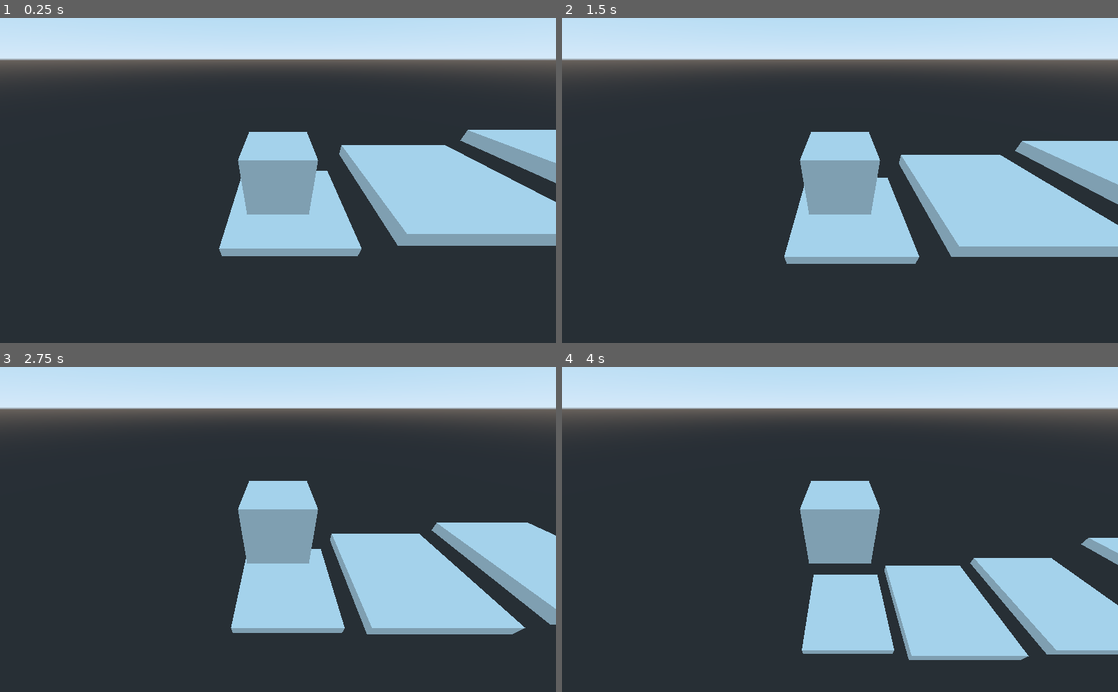
Above: before the commit, frames 1-4 (two rows, left to right).
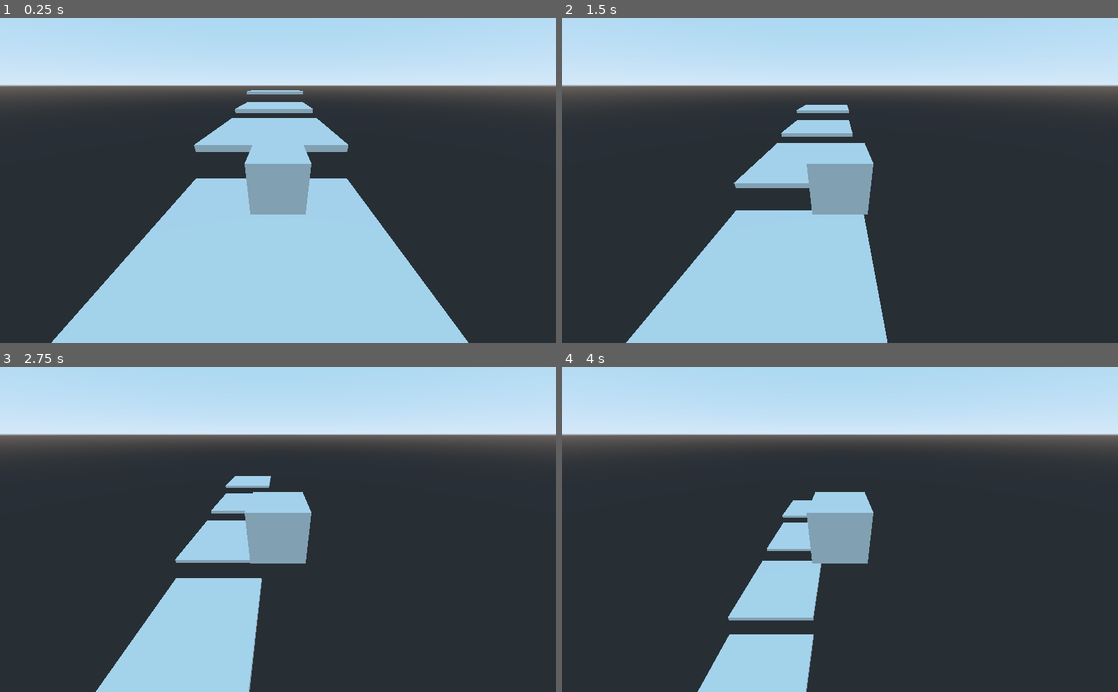
Above: after the commit, the same moments.

Repository: dwlcj/Project2
Game: Godot game, scene res://Main.tscn
Two runs of this game, one before a commit and one after it. Both use one fixed random seed, a clock stepped at 60 frames per second and the inputs below.
Inputs:
- Up to frame 1 (0.25 s): no input
- Up to frame 2 (1.5 s): tap Enter at 0.5 s; hold Right (ui_right) 0.53-1.28 s; hold Space (ui_space, bound only after the commit) 0.53-1.28 s; hold Down (ui_down) from 1.28 s (still down); tap Space (ui_space, bound only after the commit) at 1.35 s
- Up to frame 3 (2.75 s): release Down (ui_down) at 2.03 s; hold Right (ui_right) from 2.03 s (still down); hold Space (ui_space, bound only after the commit) from 2.03 s (still down)
- Up to frame 4 (4 s): release Right (ui_right) at 2.78 s; release Space (ui_space, bound only after the commit) at 2.78 s; hold Up (ui_up) 2.78-3.53 s; tap Space (ui_space, bound only after the commit) at 2.85 s; hold Left (ui_left) from 3.53 s (still down); hold Space (ui_space, bound only after the commit) from 3.53 s (still down)

The runs differ from the first frame. In frame 1, 46% of the frame differs, in the area x 0-100%, y 11-100%; in frame 2, 39%; in frame 3, 35%; in frame 4, 32%.

Commit message:
improve floors and shitty camera control

Diff:
--- /dev/null
+++ b/Camera.gd
@@ -0,0 +1,10 @@
+extends Camera
+
+var ofs = Vector3()
+
+func _ready():
+	ofs = translation
+	print(ofs)
+
+func _process(delta):
+	translation = $"../RigidBody".translation + ofs
--- a/Floor.tscn
+++ b/Floor.tscn
@@ -1,10 +1,10 @@
 [gd_scene load_steps=3 format=2]
 
 [sub_resource type="CubeMesh" id=1]
-size = Vector3( 5, 0.5, 5 )
+size = Vector3( 10, 0.5, 10 )
 
 [sub_resource type="BoxShape" id=2]
-extents = Vector3( 2.5, 0.25, 2.5 )
+extents = Vector3( 5, 0.25, 5 )
 
 [node name="StaticBody" type="StaticBody"]
 
--- a/Main.tscn
+++ b/Main.tscn
@@ -9,13 +9,13 @@
 [node name="StaticBody" parent="." instance=ExtResource( 1 )]
 
 [node name="StaticBody2" parent="." instance=ExtResource( 1 )]
-transform = Transform( 1, 0, 0, 0, 1, 0, 0, 0, 1, 5.12963, 2, 0.803946 )
+transform = Transform( 1, 0, 0, 0, 1, 0, 0, 0, 1, 0.000544785, 2, 10.8599 )
 
 [node name="StaticBody3" parent="." instance=ExtResource( 1 )]
-transform = Transform( 1, 0, 0, 0, 1, 0, 0, 0, 1, 10.7245, 2.72847, 0.803946 )
+transform = Transform( 1, 0, 0, 0, 1, 0, 0, 0, 1, 0.0802433, 2.72847, 23.1994 )
 
 [node name="StaticBody4" parent="." instance=ExtResource( 1 )]
-transform = Transform( 1, 0, 0, 0, 1, 0, 0, 0, 1, 16.5881, 4.42494, 0.803946 )
+transform = Transform( 1, 0, 0, 0, 1, 0, 0, 0, 1, 0.117231, 4.42494, 33.6185 )
 
 [node name="Spatial" parent="." instance=ExtResource( 2 )]
 transform = Transform( 1, 0, 0, 0, 1, 0, 0, 0, 1, -0.433937, 2.79835, 1.07841 )
--- a/NewPlayer.tscn
+++ b/NewPlayer.tscn
@@ -1,6 +1,7 @@
-[gd_scene load_steps=4 format=2]
+[gd_scene load_steps=5 format=2]
 
-[ext_resource path="res://RigidBody.gd" type="Script" id=1]
+[ext_resource path="res://Camera.gd" type="Script" id=1]
+[ext_resource path="res://RigidBody.gd" type="Script" id=2]
 
 [sub_resource type="CubeMesh" id=1]
 
@@ -8,8 +9,13 @@
 
 [node name="Spatial" type="Spatial"]
 
+[node name="Camera" type="Camera" parent="."]
+transform = Transform( -1, 5.22898e-08, -7.00608e-08, 9.77264e-09, 0.863241, 0.504792, 8.68748e-08, 0.504792, -0.863241, 0, 3.02313, -5.45283 )
+fov = 90.0
+script = ExtResource( 1 )
+
 [node name="RigidBody" type="RigidBody" parent="."]
-script = ExtResource( 1 )
+script = ExtResource( 2 )
 
 [node name="MeshInstance" type="MeshInstance" parent="RigidBody"]
 mesh = SubResource( 1 )
@@ -17,7 +23,3 @@
 
 [node name="CollisionShape" type="CollisionShape" parent="RigidBody"]
 shape = SubResource( 2 )
-
-[node name="Camera" type="Camera" parent="RigidBody"]
-transform = Transform( 1, 0, 0, 0, 0.801402, 0.598126, 0, -0.598126, 0.801402, 0, 3.02313, 4.55302 )
-fov = 90.0
--- a/RigidBody.gd
+++ b/RigidBody.gd
@@ -1,12 +1,38 @@
 extends RigidBody
 
+var x = 0
+var y = 0
+var z = 0
+
 func _input(event):
-	if event is InputEventKey:
-		if event.scancode == KEY_SPACE:
-			var vel = get_linear_velocity()
-			vel.y = 5
-			set_linear_velocity(vel)
-		elif event.scancode == KEY_W:
-			var vel = get_linear_velocity()
-			vel.x = 3
-			set_linear_velocity(vel)
+	if event.is_action_pressed("ui_up"):
+		z = 3
+	elif event.is_action_released("ui_up"):
+		z = 0
+	elif event.is_action_pressed("ui_down"):
+		z = -3
+	elif event.is_action_released("ui_down"):
+		z = 0
+	elif event.is_action_pressed("ui_right"):
+		x = -3
+	elif event.is_action_released("ui_right"):
+		x = 0
+	elif event.is_action_pressed("ui_left"):
+		x = 3
+	elif event.is_action_released("ui_left"):
+		x = 0
+	elif event.is_action_pressed("ui_space"):
+		y = 5
+	elif event.is_action_released("ui_space"):
+		y = 0
+
+func _process(delta):
+	if x != 0 or y != 0 or z != 0:
+		var vel = get_linear_velocity()
+		if x != 0:
+			vel.x = x
+		if y != 0:
+			vel.y = y
+		if z != 0:
+			vel.z = z
+		set_linear_velocity(vel)
--- a/project.godot
+++ b/project.godot
@@ -19,6 +19,42 @@
 run/main_scene="res://Main.tscn"
 config/icon="res://icon.png"
 
+[input]
+
+ui_left={
+"deadzone": 0.5,
+"events": [ Object(InputEventKey,"resource_local_to_scene":false,"resource_name":"","device":0,"alt":false,"shift":false,"control":false,"meta":false,"command":false,"pressed":false,"scancode":16777231,"unicode":0,"echo":false,"script":null)
+, Object(InputEventJoypadButton,"resource_local_to_scene":false,"resource_name":"","device":0,"button_index":14,"pressure":0.0,"pressed":false,"script":null)
+, Object(InputEventKey,"resource_local_to_scene":false,"resource_name":"","device":0,"alt":false,"shift":false,"control":false,"meta":false,"command":false,"pressed":false,"scancode":65,"unicode":0,"echo":false,"script":null)
+ ]
+}
+ui_right={
+"deadzone": 0.5,
+"events": [ Object(InputEventKey,"resource_local_to_scene":false,"resource_name":"","device":0,"alt":false,"shift":false,"control":false,"meta":false,"command":false,"pressed":false,"scancode":16777233,"unicode":0,"echo":false,"script":null)
+, Object(InputEventJoypadButton,"resource_local_to_scene":false,"resource_name":"","device":0,"button_index":15,"pressure":0.0,"pressed":false,"script":null)
+, Object(InputEventKey,"resource_local_to_scene":false,"resource_name":"","device":0,"alt":false,"shift":false,"control":false,"meta":false,"command":false,"pressed":false,"scancode":68,"unicode":0,"echo":false,"script":null)
+ ]
+}
+ui_up={
+"deadzone": 0.5,
+"events": [ Object(InputEventKey,"resource_local_to_scene":false,"resource_name":"","device":0,"alt":false,"shift":false,"control":false,"meta":false,"command":false,"pressed":false,"scancode":16777232,"unicode":0,"echo":false,"script":null)
+, Object(InputEventJoypadButton,"resource_local_to_scene":false,"resource_name":"","device":0,"button_index":12,"pressure":0.0,"pressed":false,"script":null)
+, Object(InputEventKey,"resource_local_to_scene":false,"resource_name":"","device":0,"alt":false,"shift":false,"control":false,"meta":false,"command":false,"pressed":false,"scancode":87,"unicode":0,"echo":false,"script":null)
+ ]
+}
+ui_down={
+"deadzone": 0.5,
+"events": [ Object(InputEventKey,"resource_local_to_scene":false,"resource_name":"","device":0,"alt":false,"shift":false,"control":false,"meta":false,"command":false,"pressed":false,"scancode":16777234,"unicode":0,"echo":false,"script":null)
+, Object(InputEventJoypadButton,"resource_local_to_scene":false,"resource_name":"","device":0,"button_index":13,"pressure":0.0,"pressed":false,"script":null)
+, Object(InputEventKey,"resource_local_to_scene":false,"resource_name":"","device":0,"alt":false,"shift":false,"control":false,"meta":false,"command":false,"pressed":false,"scancode":83,"unicode":0,"echo":false,"script":null)
+ ]
+}
+ui_space={
+"deadzone": 0.5,
+"events": [ Object(InputEventKey,"resource_local_to_scene":false,"resource_name":"","device":0,"alt":false,"shift":false,"control":false,"meta":false,"command":false,"pressed":false,"scancode":32,"unicode":0,"echo":false,"script":null)
+ ]
+}
+
 [rendering]
 
 environment/default_environment="res://default_env.tres"
Not shown, added: LICENSE.txt
Not shown, added: README.md
